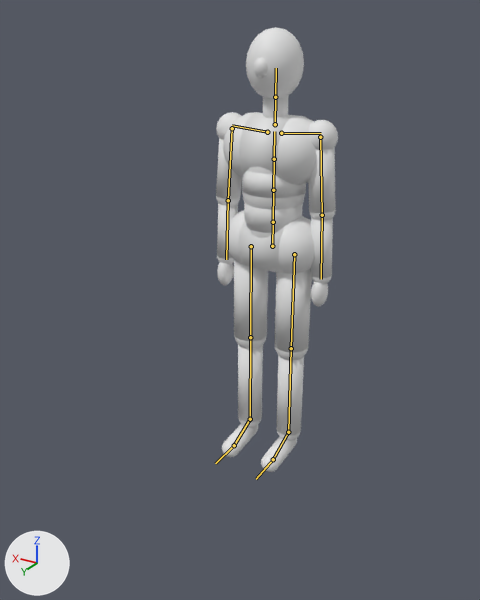
Two versions of the glTF model previs/rig/mannequin.glb, one commit apart.
Camera for both pictures: a camera (50 mm lens) standing at (-1.206, 2.266, 1.812) and looking at (-0.004, 0.263, 0.81). Arrows for +X, +Y and +Z are at lower left; the lights stay in place. The picture after the commit comes second. The bones that change, and the others that lie on the model, are drawn over the model as lines.

Objects in the first picture: 'MannequinMesh'.
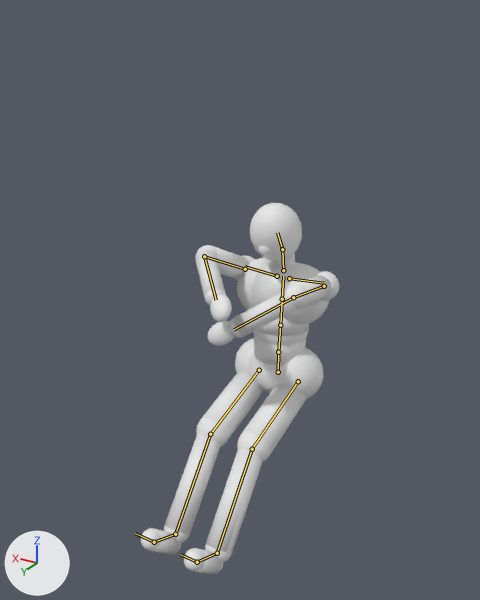
The newer file adds an action. The first version stands in its rest pose; the second is drawn at frame 1 of the action 'magcheck'.

Pixel boxes (x1, y1, x2, y2) of what changed, in the pictures (480 x 600 px):
'MannequinMesh', posed (62% wider, 17% shorter)
    before: (216, 27, 338, 472)
    after: (141, 203, 339, 574)
bone 'Hips', root to tip
    before: (272, 246) to (273, 222)
    after: (278, 372) to (278, 352)
bone 'LeftUpLeg', root to tip
    before: (294, 254) to (291, 348)
    after: (298, 381) to (252, 449)
bone 'LeftLeg', root to tip
    before: (291, 348) to (288, 432)
    after: (252, 449) to (217, 553)
bone 'LeftFoot', root to tip
    before: (288, 432) to (273, 459)
    after: (217, 553) to (197, 562)
bone 'RightUpLeg', root to tip
    before: (251, 246) to (250, 337)
    after: (259, 370) to (210, 434)
bone 'RightLeg', root to tip
    before: (250, 337) to (250, 419)
    after: (210, 434) to (175, 534)
bone 'RightFoot', root to tip
    before: (250, 419) to (234, 445)
    after: (175, 534) to (154, 542)
bone 'Spine', root to tip
    before: (273, 222) to (273, 190)
    after: (278, 352) to (280, 325)
bone 'LeftArm', root to tip
    before: (320, 137) to (322, 215)
    after: (324, 286) to (293, 297)
bone 'LeftForeArm', root to tip
    before: (322, 215) to (321, 279)
    after: (293, 297) to (234, 329)
bone 'Neck', root to tip
    before: (275, 124) to (275, 97)
    after: (283, 270) to (282, 249)
bone 'Head', root to tip
    before: (275, 97) to (276, 68)
    after: (282, 249) to (277, 232)
bone 'RightArm', root to tip
    before: (232, 128) to (228, 200)
    after: (245, 269) to (204, 256)
bone 'RightForeArm', root to tip
    before: (228, 200) to (226, 259)
    after: (204, 256) to (216, 300)

Edits to the bpy script that builds the scene:
```text
Change bone_hips:
    where bone_hips = bpy.data.objects['MannequinRig'].pose.bones['Hips']
    bone_hips.location: (0.0, 0.0, 0.0) -> (0.0, -0.62, 0.08)
Change bone_leftupleg:
    where bone_leftupleg = bpy.data.objects['MannequinRig'].pose.bones['LeftUpLeg']  # child of 'Hips'
    bone_leftupleg.rotation_quaternion: (1.0, 0.0, 0.0, 0.0) -> (-0.793, -0.609, 0.0, 0.0)  # degrees (0, 0, 0) -> degrees (75, 0, 0)
Change bone_leftleg:
    where bone_leftleg = bpy.data.objects['MannequinRig'].pose.bones['LeftLeg']  # child of 'LeftUpLeg'
    bone_leftleg.rotation_quaternion: (1.0, 0.0, 0.0, 0.0) -> (0.954, -0.301, 0.0, 0.0)  # degrees (0, 0, 0) -> degrees (-35, 0, 0)
Change bone_leftfoot:
    where bone_leftfoot = bpy.data.objects['MannequinRig'].pose.bones['LeftFoot']  # child of 'LeftLeg'
    bone_leftfoot.rotation_quaternion: (1.0, 0.0, 0.0, 0.0) -> (0.996, 0.087, 0.0, 0.0)  # degrees (0, 0, 0) -> degrees (10, 0, 0)
Change bone_rightupleg:
    where bone_rightupleg = bpy.data.objects['MannequinRig'].pose.bones['RightUpLeg']  # child of 'Hips'
    bone_rightupleg.rotation_quaternion: (1.0, 0.0, 0.0, 0.0) -> (-0.793, -0.609, 0.0, 0.0)  # degrees (0, 0, 0) -> degrees (75, 0, 0)
Change bone_rightleg:
    where bone_rightleg = bpy.data.objects['MannequinRig'].pose.bones['RightLeg']  # child of 'RightUpLeg'
    bone_rightleg.rotation_quaternion: (1.0, 0.0, 0.0, 0.0) -> (0.954, -0.301, 0.0, 0.0)  # degrees (0, 0, 0) -> degrees (-35, 0, 0)
Change bone_rightfoot:
    where bone_rightfoot = bpy.data.objects['MannequinRig'].pose.bones['RightFoot']  # child of 'RightLeg'
    bone_rightfoot.rotation_quaternion: (1.0, 0.0, 0.0, 0.0) -> (0.996, 0.087, 0.0, 0.0)  # degrees (0, 0, 0) -> degrees (10, 0, 0)
Change bone_spine:
    where bone_spine = bpy.data.objects['MannequinRig'].pose.bones['Spine']  # child of 'Hips'
    bone_spine.rotation_quaternion: (1.0, 0.0, 0.0, 0.0) -> (0.999, 0.035, 0.0, 0.0)  # degrees (0, 0, 0) -> degrees (4, 0, 0)
Change bone_leftarm:
    where bone_leftarm = bpy.data.objects['MannequinRig'].pose.bones['LeftArm']  # child of 'LeftShoulder'
    bone_leftarm.rotation_quaternion: (1.0, 0.0, 0.0, 0.0) -> (0.639, 0.724, 0.192, 0.173)  # degrees (0, 0, 0) -> degrees (97, 0, 30)
Change bone_leftforearm:
    where bone_leftforearm = bpy.data.objects['MannequinRig'].pose.bones['LeftForeArm']  # child of 'LeftArm'
    bone_leftforearm.rotation_quaternion: (1.0, 0.0, 0.0, 0.0) -> (0.832, -0.021, 0.0, -0.555)  # degrees (0, 0, 0) -> degrees (-2, -1, -67)
Change bone_neck:
    where bone_neck = bpy.data.objects['MannequinRig'].pose.bones['Neck']  # child of 'Spine2'
    bone_neck.rotation_quaternion: (1.0, 0.0, 0.0, 0.0) -> (0.995, -0.105, 0.0, 0.0)  # degrees (0, 0, 0) -> degrees (-12, 0, 0)
Change bone_head:
    where bone_head = bpy.data.objects['MannequinRig'].pose.bones['Head']  # child of 'Neck'
    bone_head.rotation_quaternion: (1.0, 0.0, 0.0, 0.0) -> (0.982, -0.191, 0.0, 0.0)  # degrees (0, 0, 0) -> degrees (-22, 0, 0)
Change bone_rightarm:
    where bone_rightarm = bpy.data.objects['MannequinRig'].pose.bones['RightArm']  # child of 'RightShoulder'
    bone_rightarm.rotation_quaternion: (1.0, 0.0, 0.0, 0.0) -> (0.546, 0.789, -0.118, -0.256)  # degrees (0, 0, 0) -> degrees (107, 16, -29)
Change bone_rightforearm:
    where bone_rightforearm = bpy.data.objects['MannequinRig'].pose.bones['RightForeArm']  # child of 'RightArm'
    bone_rightforearm.rotation_quaternion: (1.0, 0.0, 0.0, 0.0) -> (0.834, -0.021, 0.0, 0.551)  # degrees (0, 0, 0) -> degrees (-2, 1, 67)
```
